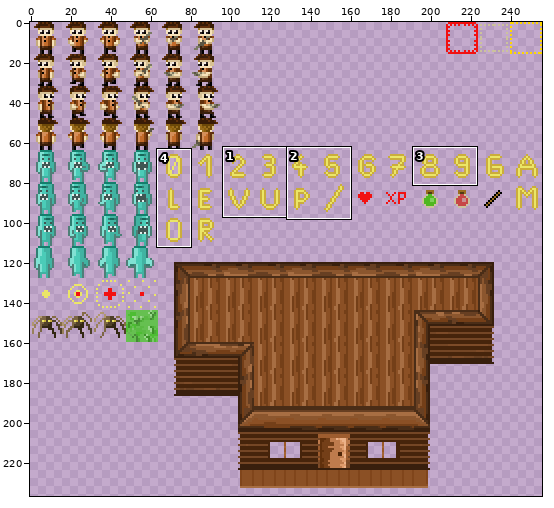
Two versions of one sprite sheet, assets/RAW/sprites.png. The picture above shows the old version from afar; the outline marks the close-up.
Close-up. The starting point:
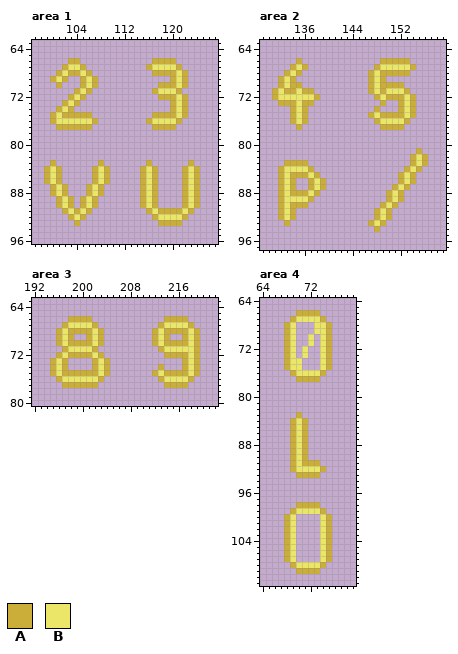
The file is 256x256 pixels. Pixels under 10% opacity are left out. Colours within 5 levels of each other are drawn and written as one. Shown: area 1: x 97..127, y 63..96; area 2: x 129..159, y 63..97; area 3: x 192..222, y 63..80; area 4: x 64..79, y 64..111. The wide view leaves out empty margins. The commit also changed other parts of the picture, which this record leaves out.
Palette (. is transparent): A #cbad3a  B #ebe667
Pixels before, area 1, first column x 99:
66 ....AA............AAAA....
67 ...ABBA..........ABBBBA...
68 ..ABAABA..........AAAABA..
69 .ABA..ABA............ABA..
70 ..A...ABA..........AAABA..
71 .....ABA..........ABBBA...
72 ....ABA............AAABA..
73 ...ABA...............ABA..
74 ..ABA................ABA..
75 .ABAAAAA..........AAAABA..
76 .ABBBBBBA........ABBBBA...
77 ..AAAAAA..........AAAA....
78 ..........................
79 ..........................
80 ..........................
81 ..........................
82 ..........................
83 .A.......A.......A......A.
84 ABA.....ABA.....ABA....ABA
85 ABA.....ABA.....ABA....ABA
86 ABA.....ABA.....ABA....ABA
87 .ABA...ABA......ABA....ABA
88 .ABA...ABA......ABA....ABA
89 ..ABA.ABA.......ABA....ABA
90 ..ABA.ABA.......ABA....ABA
91 ...ABABA.........ABAAAABA.
92 ....ABA...........ABBBBA..
93 .....A.............AAAA...
Pixels before, area 2, first column x 131:
66 ....A.............AAAAA...
67 ...ABA...........ABBBBBA..
68 ..ABA...........ABAAAAA...
69 .ABA............ABA.......
70 .ABAA...........ABAAAA....
71 ABAABAA.........ABABBBA...
72 ABBBBBBA.........ABAAABA..
73 .AAABAA...........A..ABA..
74 ...ABA...........A...ABA..
75 ...ABA..........ABAAAABA..
76 ...ABA...........ABBBBA...
77 ....A.............AAAA....
78 ..........................
79 ..........................
80 ..........................
81 ........................A.
82 .......................ABA
83 ..AAAA.................ABA
84 .ABBBBA...............ABA.
85 .ABAAABA.............ABA..
86 .ABA..ABA............ABA..
87 .ABA..ABA...........ABA...
88 .ABAAABA...........ABA....
89 .ABBBBA............ABA....
90 .ABAAA............ABA.....
91 .ABA.............ABA......
92 .ABA.............ABA......
93 ..A.............ABA.......
94 .................A........
Pixels before, area 3, first column x 195:
66 ...AAAA............AAAA..
67 ..ABBBBA..........ABBBBA.
68 .ABAAAABA........ABAAAABA
69 .ABA..ABA........ABA..ABA
70 .ABAAAABA........ABAAAABA
71 ..ABBBBA..........ABBBBBA
72 .ABAAAABA..........AAAABA
73 ABA....ABA............ABA
74 ABA....ABA........A...ABA
75 ABAAAAAABA.......ABAAAABA
76 .ABBBBBBA.........ABBBBA.
77 ..AAAAAA...........AAAA..
Pixels before, area 4, first column x 68:
 66 ..AAAA..
 67 .ABBBBA.
 68 AB...BBA
 69 AB...BBA
 70 AB..B.BA
 71 AB..B.BA
 72 AB.B..BA
 73 AB.B..BA
 74 ABB...BA
 75 ABB...BA
 76 .ABBBBA.
 77 ..AAAA..
 78 ........
 79 ........
 80 ........
 81 ........
 82 ........
 83 ..A.....
 84 .ABA....
 85 .ABA....
 86 .ABA....
 87 .ABA....
 88 .ABA....
 89 .ABA....
 90 .ABA....
 91 .ABAAA..
 92 .ABBBBA.
 93 ..AAAA..
 94 ........
 95 ........
 96 ........
 97 ........
 98 ..AAAA..
 99 .ABBBBA.
100 AB....BA
101 AB....BA
102 AB....BA
103 AB....BA
104 AB....BA
105 AB....BA
106 AB....BA
107 AB....BA
108 .ABBBBA.
109 ..AAAA..
Now the later version:
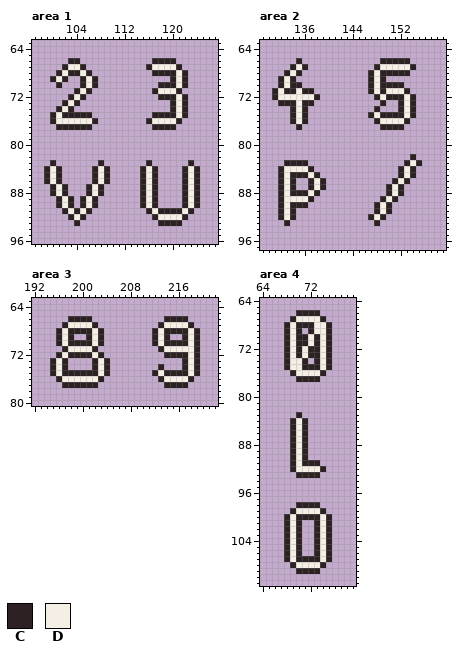
Colours new in this view: C #2c2224  D #f4eee4
Diff:
Area 1:
y 66: x 103..104 AA -> CC; x 117..120 AAAA -> CCCC
y 67: x 102..105 ABBA -> CDDC; x 116..121 ABBBBA -> CDDDDC
y 68: x 101..106 ABAABA -> CDCCDC; x 117..122 AAAABA -> CCCCDC
y 69: x 100..102 ABA -> CDC; x 105..107 ABA -> CDC; x 120..122 ABA -> CDC
y 70: x 101 A -> C; x 105..107 ABA -> CDC; x 118..122 AAABA -> CCCDC
y 71: x 104..106 ABA -> CDC; x 117..121 ABBBA -> CDDDC
y 72: x 103..105 ABA -> CDC; x 118..122 AAABA -> CCCDC
y 73: x 102..104 ABA -> CDC; x 120..122 ABA -> CDC
y 74: x 101..103 ABA -> CDC; x 120..122 ABA -> CDC
y 75: x 100..106 ABAAAAA -> CDCCCCC; x 117..122 AAAABA -> CCCCDC
y 76: x 100..107 ABBBBBBA -> CDDDDDDC; x 116..121 ABBBBA -> CDDDDC
y 77: x 101..106 AAAAAA -> CCCCCC; x 117..120 AAAA -> CCCC
y 83: x 100 A -> C; x 108 A -> C; x 116 A -> C; x 123 A -> C
y 84..86: x 99..101 ABA -> CDC; x 107..109 ABA -> CDC; x 115..117 ABA -> CDC; x 122..124 ABA -> CDC
y 87..88: x 100..102 ABA -> CDC; x 106..108 ABA -> CDC; x 115..117 ABA -> CDC; x 122..124 ABA -> CDC
y 89..90: x 101..103 ABA -> CDC; x 105..107 ABA -> CDC; x 115..117 ABA -> CDC; x 122..124 ABA -> CDC
y 91: x 102..106 ABABA -> CDCDC; x 116..123 ABAAAABA -> CDCCCCDC
y 92: x 103..105 ABA -> CDC; x 117..122 ABBBBA -> CDDDDC
y 93: x 104 A -> C; x 118..121 AAAA -> CCCC
Area 2:
y 66: x 135 A -> C; x 149..153 AAAAA -> CCCCC
y 67: x 134..136 ABA -> CDC; x 148..154 ABBBBBA -> CDDDDDC
y 68: x 133..135 ABA -> CDC; x 147..153 ABAAAAA -> CDCCCCC
y 69: x 132..134 ABA -> CDC; x 147..149 ABA -> CDC
y 70: x 132..135 ABAA -> CDCC; x 147..152 ABAAAA -> CDCCCC
y 71: x 131..137 ABAABAA -> CDCCDCC; x 147..153 ABABBBA -> CDCDDDC
y 72: x 131..138 ABBBBBBA -> CDDDDDDC; x 148..154 ABAAABA -> CDCCCDC
y 73: x 132..137 AAABAA -> CCCDCC; x 149 A -> C; x 152..154 ABA -> CDC
y 74: x 134..136 ABA -> CDC; x 148 A -> C; x 152..154 ABA -> CDC
y 75: x 134..136 ABA -> CDC; x 147..154 ABAAAABA -> CDCCCCDC
y 76: x 134..136 ABA -> CDC; x 148..153 ABBBBA -> CDDDDC
y 77: x 135 A -> C; x 149..152 AAAA -> CCCC
y 81: x 155 A -> .
y 82: x 154..156 ABA -> C..
y 83: x 133..136 AAAA -> CCCC; x 153..156 .ABA -> CDC.
y 84: x 132..137 ABBBBA -> CDDDDC; x 152..155 .ABA -> CDC.
y 85: x 132..138 ABAAABA -> CDCCCDC; x 152..154 ABA -> CDC
y 86: x 132..134 ABA -> CDC; x 137..139 ABA -> CDC; x 151..154 .ABA -> CDC.
y 87: x 132..134 ABA -> CDC; x 137..139 ABA -> CDC; x 150..153 .ABA -> CDC.
y 88: x 132..138 ABAAABA -> CDCCCDC; x 150..152 ABA -> CDC
y 89: x 132..137 ABBBBA -> CDDDDC; x 149..152 .ABA -> CDC.
y 90: x 132..136 ABAAA -> CDCCC; x 148..151 .ABA -> CDC.
y 91: x 132..134 ABA -> CDC; x 148..150 ABA -> CDC
y 92: x 132..134 ABA -> CDC; x 147..150 .ABA -> CDC.
y 93: x 133 A -> C; x 147..149 ABA -> .C.
y 94: x 148 A -> .
Area 3:
y 66: x 198..201 AAAA -> CCCC; x 214..217 AAAA -> CCCC
y 67: x 197..202 ABBBBA -> CDDDDC; x 213..218 ABBBBA -> CDDDDC
y 68: x 196..203 ABAAAABA -> CDCCCCDC; x 212..219 ABAAAABA -> CDCCCCDC
y 69: x 196..198 ABA -> CDC; x 201..203 ABA -> CDC; x 212..214 ABA -> CDC; x 217..219 ABA -> CDC
y 70: x 196..203 ABAAAABA -> CDCCCCDC; x 212..219 ABAAAABA -> CDCCCCDC
y 71: x 197..202 ABBBBA -> CDDDDC; x 213..219 ABBBBBA -> CDDDDDC
y 72: x 196..203 ABAAAABA -> CDCCCCDC; x 214..219 AAAABA -> CCCCDC
y 73: x 195..197 ABA -> CDC; x 202..204 ABA -> CDC; x 217..219 ABA -> CDC
y 74: x 195..197 ABA -> CDC; x 202..204 ABA -> CDC; x 213 A -> C; x 217..219 ABA -> CDC
y 75: x 195..204 ABAAAAAABA -> CDCCCCCCDC; x 212..219 ABAAAABA -> CDCCCCDC
y 76: x 196..203 ABBBBBBA -> CDDDDDDC; x 213..218 ABBBBA -> CDDDDC
y 77: x 197..202 AAAAAA -> CCCCCC; x 214..217 AAAA -> CCCC
Area 4:
y 66: x 70..73 AAAA -> CCCC
y 67: x 69..74 ABBBBA -> CDDDDC
y 68: x 68..75 AB...BBA -> CDCCCDDC
y 69: x 68..70 AB. -> CDC; x 72..75 .BBA -> CDDC
y 70..71: x 68..75 AB..B.BA -> CDCCDCDC
y 72..73: x 68..75 AB.B..BA -> CDCDCCDC
y 74: x 68..71 ABB. -> CDDC; x 73..75 .BA -> CDC
y 75: x 68..75 ABB...BA -> CDDCCCDC
y 76: x 69..74 ABBBBA -> CDDDDC
y 77: x 70..73 AAAA -> CCCC
y 83: x 70 A -> C
y 84..90: x 69..71 ABA -> CDC
y 91: x 69..73 ABAAA -> CDCCC
y 92: x 69..74 ABBBBA -> CDDDDC
y 93: x 70..73 AAAA -> CCCC
y 98: x 70..73 AAAA -> CCCC
y 99: x 69..74 ABBBBA -> CDDDDC
y 100: x 68..75 AB....BA -> CDCCCCDC
y 101..106: x 68..70 AB. -> CDC; x 73..75 .BA -> CDC
y 107: x 68..75 AB....BA -> CDCCCCDC
y 108: x 69..74 ABBBBA -> CDDDDC
y 109: x 70..73 AAAA -> CCCC
